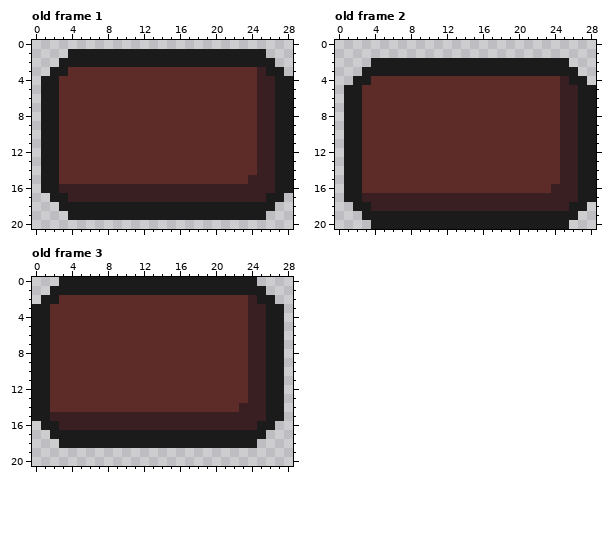
Pixel-art file -- Assets/HUD/Bags/BagButton.aseprite. The first picture shows the starting point.
29x21 pixels, 3 frames. Shown: old frame 1, old frame 2, old frame 3. The commit also changed other frames, which this record leaves out.
After:
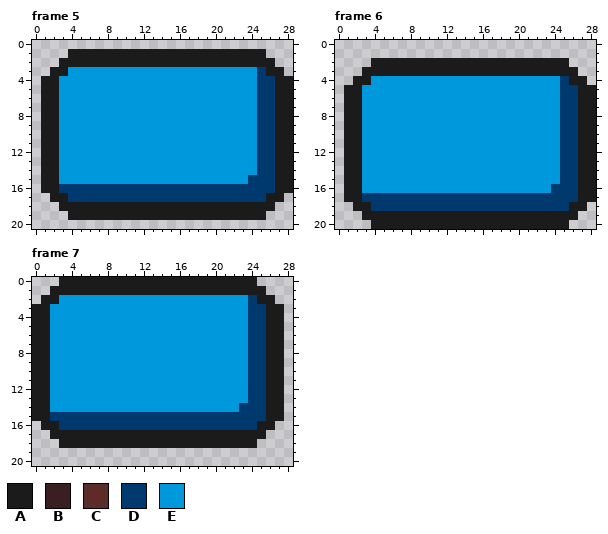
Palette (. is transparent): A #1b1b1b  B #391f21  C #5d2c28  D #00396d  E #0098dc
A new or re-ordered frame is compared with the old frame closest to it.
Difference:
frames 3 -> 15
Changed rows in their new state; - is an unchanged pixel.
Frame 5 is new; against old frame 1:
first column x 3:
 3 -EEEEEEEEEEEEEEEEEEEEED-
 4 EEEEEEEEEEEEEEEEEEEEEEDD
 5 EEEEEEEEEEEEEEEEEEEEEEDD
 6 EEEEEEEEEEEEEEEEEEEEEEDD
 7 EEEEEEEEEEEEEEEEEEEEEEDD
 8 EEEEEEEEEEEEEEEEEEEEEEDD
 9 EEEEEEEEEEEEEEEEEEEEEEDD
10 EEEEEEEEEEEEEEEEEEEEEEDD
11 EEEEEEEEEEEEEEEEEEEEEEDD
12 EEEEEEEEEEEEEEEEEEEEEEDD
13 EEEEEEEEEEEEEEEEEEEEEEDD
14 EEEEEEEEEEEEEEEEEEEEEEDD
15 EEEEEEEEEEEEEEEEEEEEEDDD
16 DDDDDDDDDDDDDDDDDDDDDDDD
17 -DDDDDDDDDDDDDDDDDDDDDD-
Frame 6 is new; against old frame 2:
first column x 3:
 4 -EEEEEEEEEEEEEEEEEEEEED-
 5 EEEEEEEEEEEEEEEEEEEEEEDD
 6 EEEEEEEEEEEEEEEEEEEEEEDD
 7 EEEEEEEEEEEEEEEEEEEEEEDD
 8 EEEEEEEEEEEEEEEEEEEEEEDD
 9 EEEEEEEEEEEEEEEEEEEEEEDD
10 EEEEEEEEEEEEEEEEEEEEEEDD
11 EEEEEEEEEEEEEEEEEEEEEEDD
12 EEEEEEEEEEEEEEEEEEEEEEDD
13 EEEEEEEEEEEEEEEEEEEEEEDD
14 EEEEEEEEEEEEEEEEEEEEEEDD
15 EEEEEEEEEEEEEEEEEEEEEEDD
16 EEEEEEEEEEEEEEEEEEEEEDDD
17 DDDDDDDDDDDDDDDDDDDDDDDD
18 -DDDDDDDDDDDDDDDDDDDDDD-
Frame 7 is new; against old frame 3:
first column x 2:
 2 -EEEEEEEEEEEEEEEEEEEEED-
 3 EEEEEEEEEEEEEEEEEEEEEEDD
 4 EEEEEEEEEEEEEEEEEEEEEEDD
 5 EEEEEEEEEEEEEEEEEEEEEEDD
 6 EEEEEEEEEEEEEEEEEEEEEEDD
 7 EEEEEEEEEEEEEEEEEEEEEEDD
 8 EEEEEEEEEEEEEEEEEEEEEEDD
 9 EEEEEEEEEEEEEEEEEEEEEEDD
10 EEEEEEEEEEEEEEEEEEEEEEDD
11 EEEEEEEEEEEEEEEEEEEEEEDD
12 EEEEEEEEEEEEEEEEEEEEEEDD
13 EEEEEEEEEEEEEEEEEEEEEEDD
14 EEEEEEEEEEEEEEEEEEEEEDDD
15 DDDDDDDDDDDDDDDDDDDDDDDD
16 -DDDDDDDDDDDDDDDDDDDDDD-
